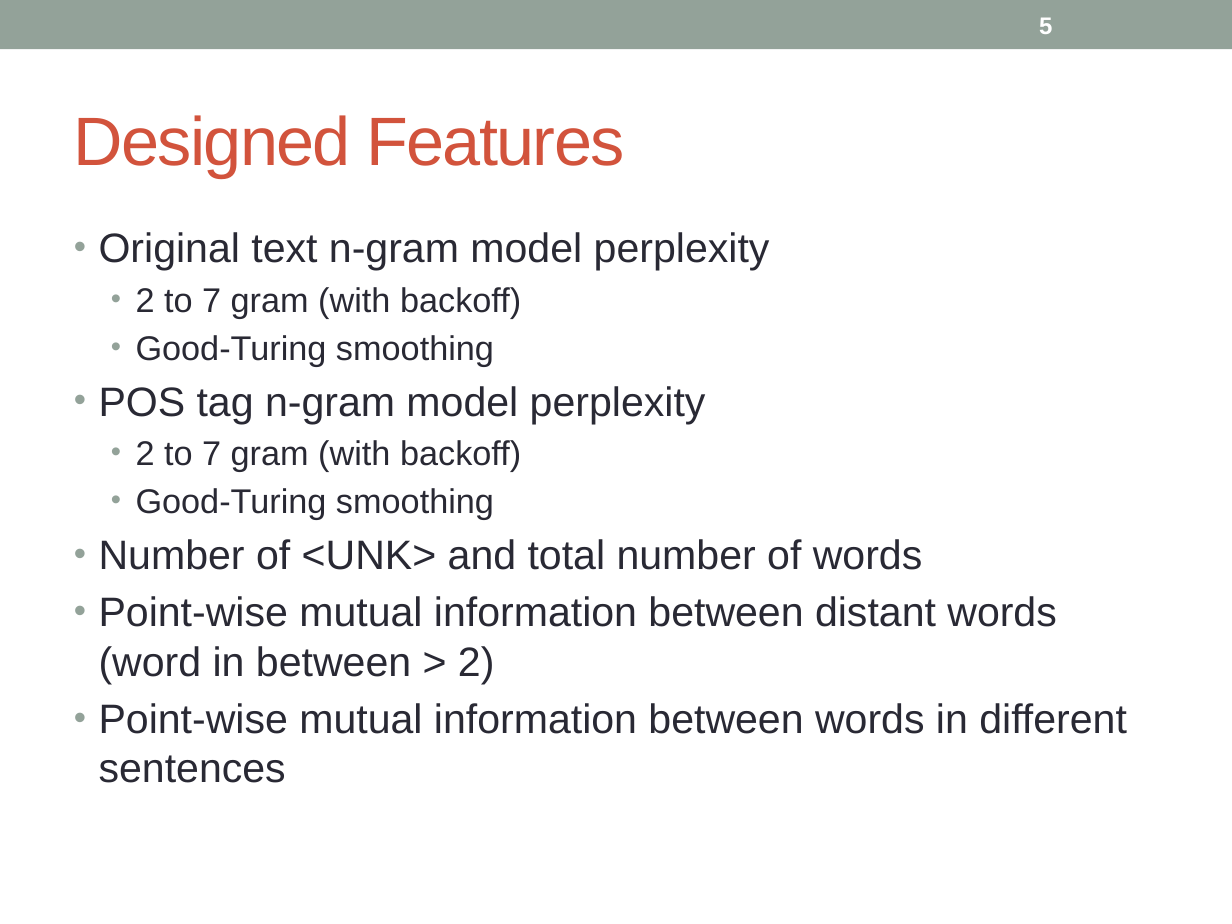
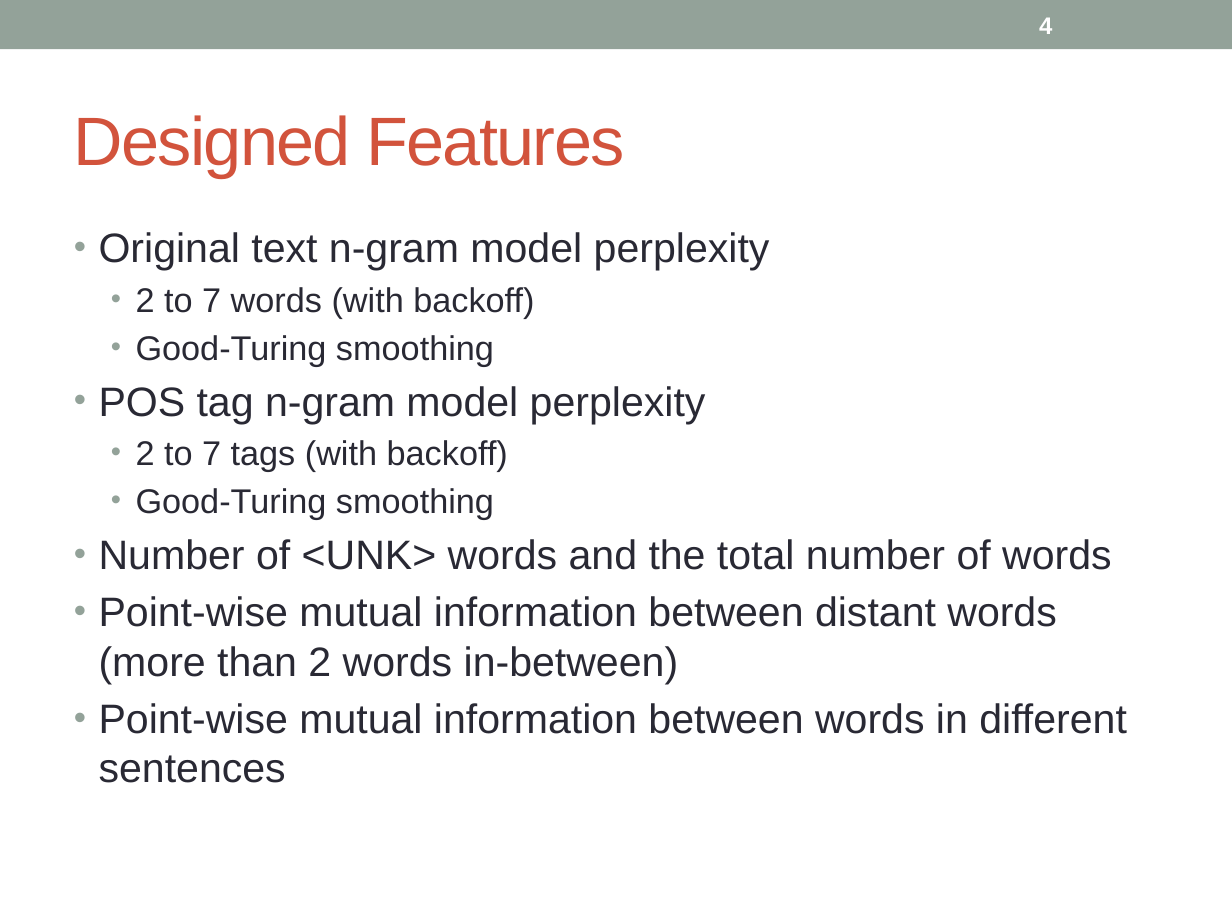
Before and after one commit to hunterhector/LangStats12Spring, a slide deck: slide 4 of Slides/11761-slides.pptx (slide 5 before the commit). Drawn at 1232x924 pixels with LibreOffice and Linux fonts; fonts in the diff are those of the drawing. Boxes give left, top, right and bottom in pixels: in the first picture for what was removed or moved away, otherwise in the second. Text is boxed around its words. In the diff, an @@ line names an element or a change of style, - is before the commit and + after.

```diff
--- a/Slides/11761-slides.pptx
+++ b/Slides/11761-slides.pptx
@@ page number at (x1=1039, y1=17, x2=1052, y2=34): text changed @@
-5
+4
@@ text at (x1=136, y1=287, x2=534, y2=318): text changed @@
-  • 2 to 7 gram (with backoff)
+  • 2 to 7 words (with backoff)
@@ text at (x1=136, y1=440, x2=508, y2=471): text changed @@
-  • 2 to 7 gram (with backoff)
+  • 2 to 7 tags (with backoff)
@@ text at (x1=99, y1=539, x2=1112, y2=684): text changed @@
-• Number of <UNK> and total number of words
-• Point-wise mutual information between distant words (word in between > 2)
+• Number of <UNK> words and the total number of words
+• Point-wise mutual information between distant words (more than 2 words in-between)
```
Also in this commit, not shown: 8 other slides changed, 2 slides added, 4 slides removed.
